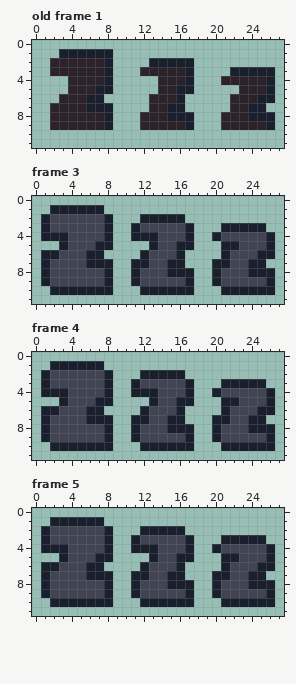
File history of a pixel-art file, art/zzzs.aseprite. Above is the file before it was changed.
28x12 pixels, 7 frames. Shown: old frame 1, frame 3, frame 4, frame 5. The commit also changed other frames, which this record leaves out.
After:
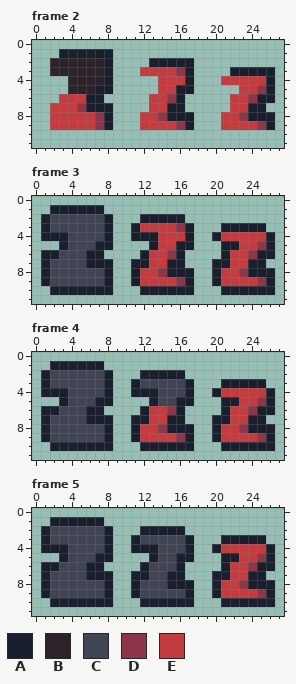
Palette (. is transparent): A #1a1f2e  B #2b222a  C #414453  D #8d3649  E #c33c40
A new or re-ordered frame is compared with the old frame closest to it.
The edit:
layer "Health" now shown
frames re-ordered
Frame 2 against old frame 1, layer "Health":
y 3: x 12..16 BBBBB -> EEEED
y 4: x 14..16 BBB -> EEE; x 21..25 BBBBB -> EEEEE
y 5: x 14..15 BB -> EE; x 23..25 BBB -> EED
y 6: x 3..5 BBB -> EEE; x 13..15 BBB -> EED; x 22..24 BBB -> EED
y 7: x 2..5 BBBB -> EEED; x 13..14 BB -> EE; x 22..23 BB -> EE
y 8: x 2..7 BBBBBB -> EEEEED; x 12..14 BBB -> EED; x 21..23 BBB -> EED
y 9: x 2..7 BBBBBB -> EEEEED; x 12..16 BBBBB -> EEEED; x 21..25 BBBBB -> EEEED
Frame 3, layer "Health":
y 3: x 12..16 CCCCC -> EEEED
y 4: x 14..16 CCC -> EEE; x 21..25 CCCCC -> EEEEE
y 5: x 14..15 CC -> EE; x 23..25 CCC -> EED
y 6: x 13..15 CCC -> EED; x 22..24 CCC -> EED
y 7: x 13..14 CC -> EE; x 22..23 CC -> EE
y 8: x 12..14 CCC -> EED; x 21..23 CCC -> EED
y 9: x 12..16 CCCCC -> EEEED; x 21..25 CCCCC -> EEEED
Frame 4, layer "Health":
y 4: x 21..25 CCCCC -> EEEEE
y 5: x 23..25 CCC -> EED
y 6: x 13..15 CCC -> EED; x 22..24 CCC -> EED
y 7: x 13..14 CC -> EE; x 22..23 CC -> EE
y 8: x 12..14 CCC -> EED; x 21..23 CCC -> EED
y 9: x 12..16 CCCCC -> EEEED; x 21..25 CCCCC -> EEEED
Frame 5, layer "Health":
y 4: x 21..25 CCCCC -> EEEEE
y 5: x 23..25 CCC -> EED
y 6: x 22..24 CCC -> EED
y 7: x 22..23 CC -> EE
y 8: x 21..23 CCC -> EED
y 9: x 21..25 CCCCC -> EEEED
